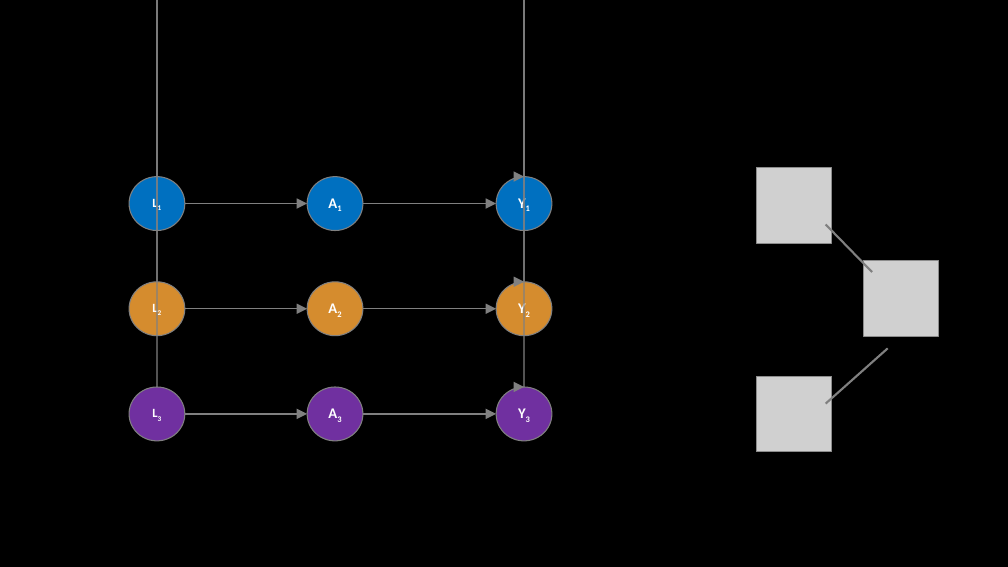
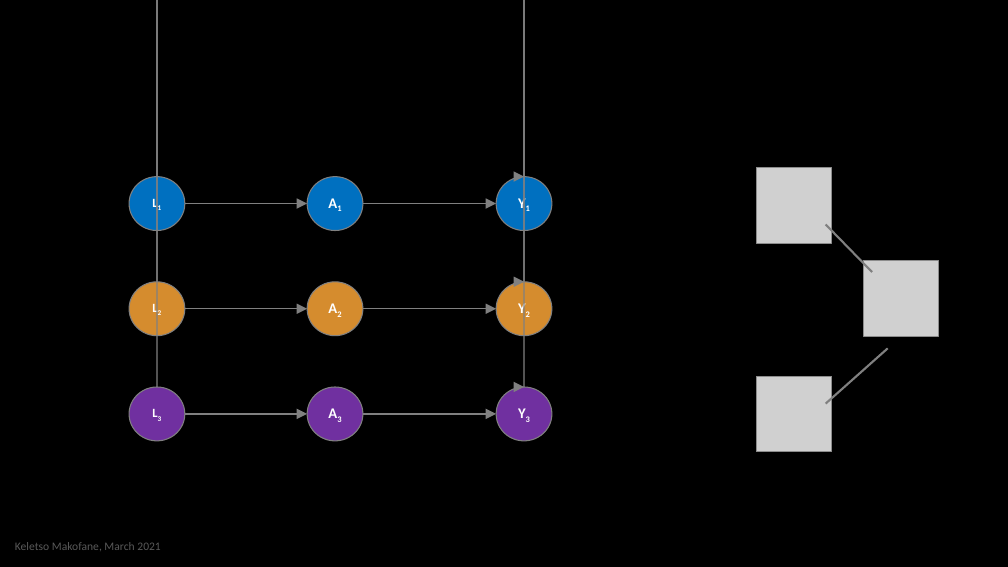
Before and after one commit to KeletsoMakofane/causal_inference_tweetorials, a slide deck: slide 9 of Network Causal Inference.pptx (slide 10 before the commit). Drawn at 1008x567 pixels with LibreOffice and Linux fonts; fonts in the diff are those of the drawing; grey boxes stand for pictures; background and template pictures are left out. Boxes give left, top, right and bottom in pixels: in the first picture for what was removed or moved away, otherwise in the second. Text is boxed around its words. In the diff, an @@ line names an element or a change of style, - is before the commit and + after.

```diff
--- a/Network Causal Inference.pptx
+++ b/Network Causal Inference.pptx
@@ text added at [15, 542, 160, 551], 11 pt, text #595959 @@
+Keletso Makofane, March 2021
```
Also in this commit, not shown: 14 other slides changed, 2 slides added, 3 slides removed, 1 other file.
